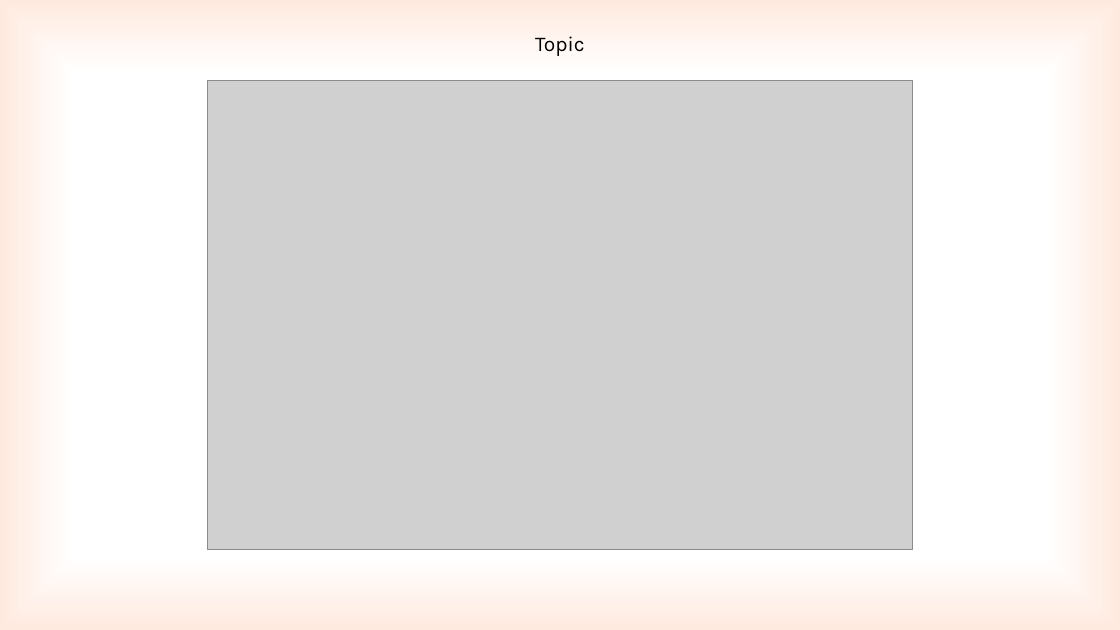
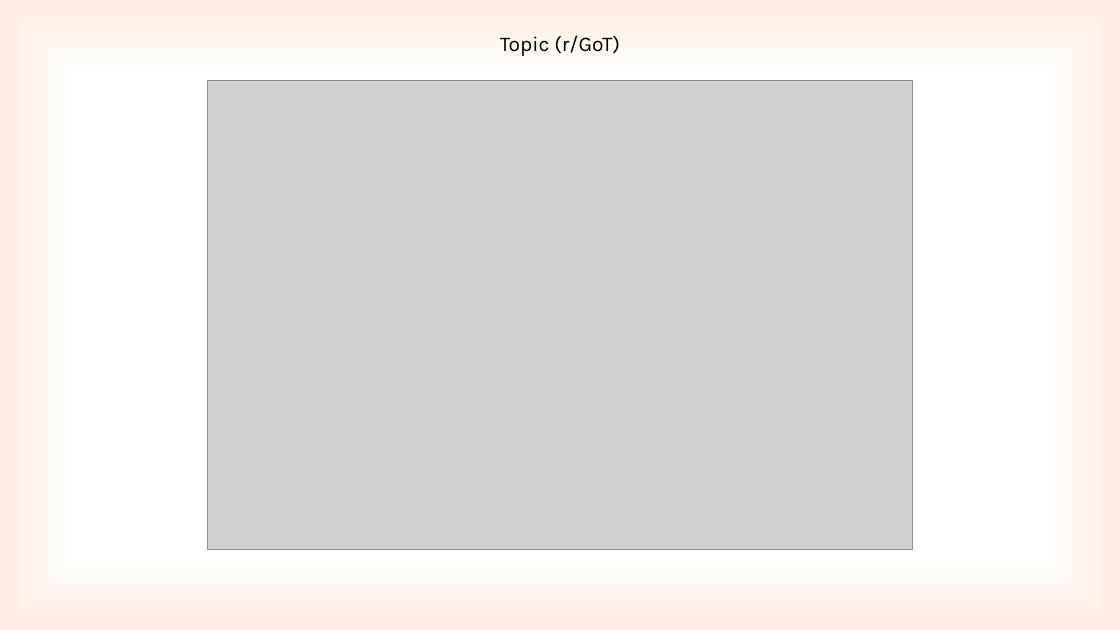
Before and after one commit to kwimbik/Applications-of-Computational-Intelligence, a slide deck: slide 9 of vizualizace.pptx (slide 10 before the commit). Drawn at 1120x630 pixels with LibreOffice and Linux fonts; fonts in the diff are those of the drawing; grey boxes stand for pictures. Boxes give left, top, right and bottom in pixels: in the first picture for what was removed or moved away, otherwise in the second. Text is boxed around its words. In the diff, an @@ line names an element or a change of style, - is before the commit and + after.

```diff
--- a/vizualizace.pptx
+++ b/vizualizace.pptx
@@ text at (x1=500, y1=35, x2=620, y2=56): text changed @@
-Topic
+Topic (r/GoT)
```
Also in this commit, not shown: 8 other slides changed.
